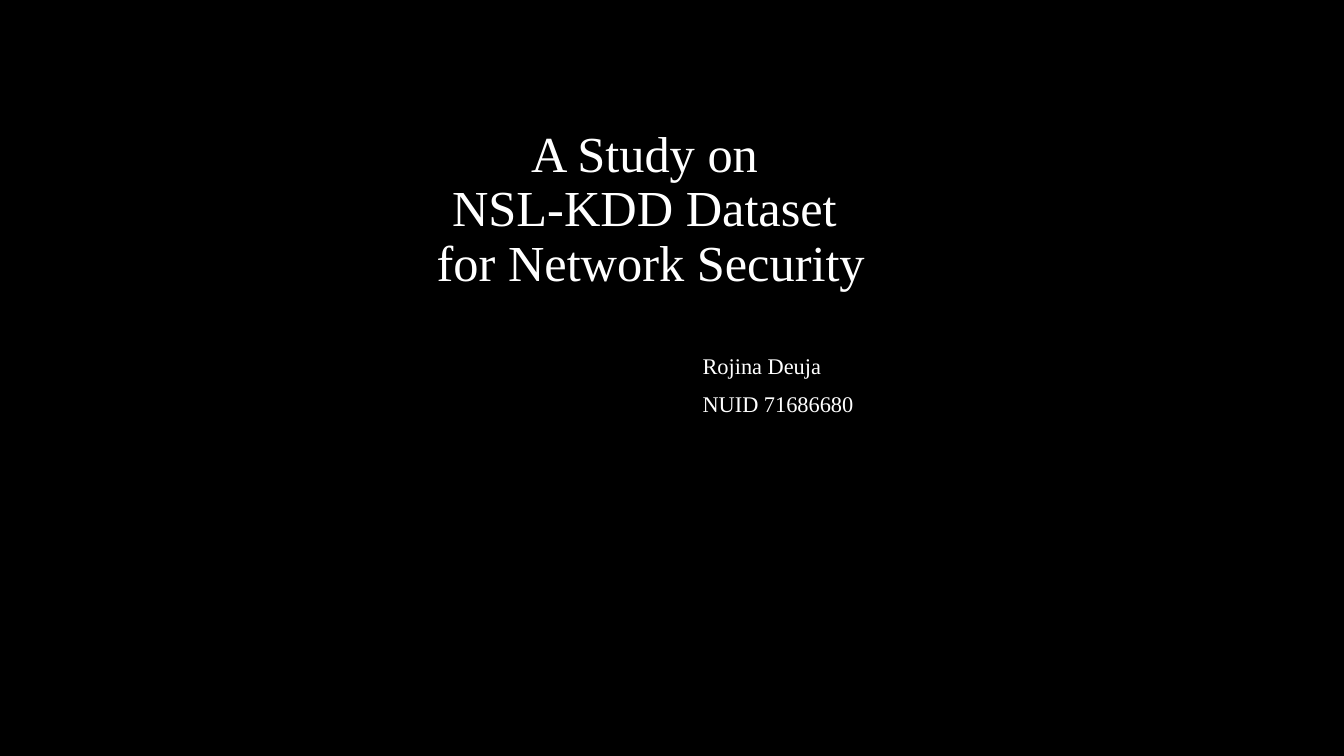
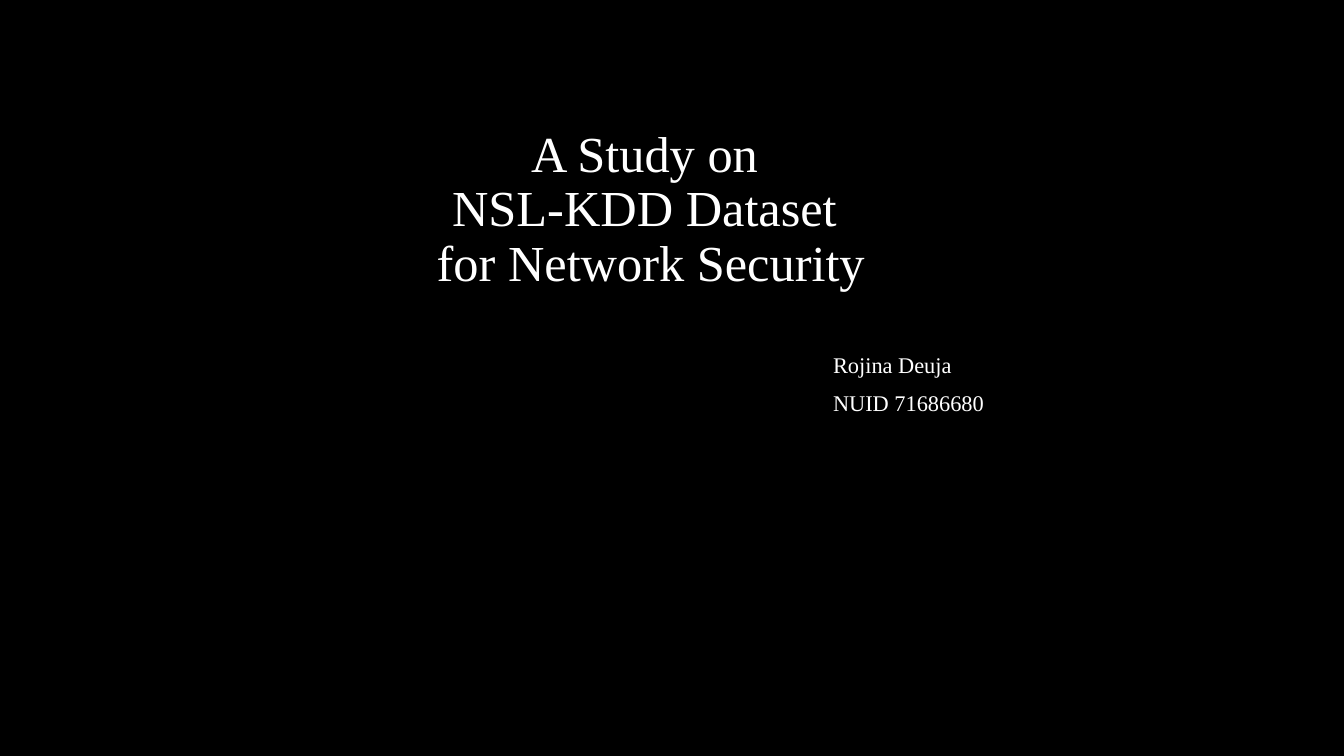
Before and after one commit to rojinadeuja/NSL-KDD-Network-Security, a slide deck: slide 1 of NSL_KDD_Network_Security_Analysis.pptx. Drawn at 1344x756 pixels with LibreOffice and Linux fonts; fonts in the diff are those of the drawing; background and template pictures are left out. Boxes give left, top, right and bottom in pixels: in the first picture for what was removed or moved away, otherwise in the second. Text is boxed around its words. In the diff, an @@ line names an element or a change of style, - is before the commit and + after.

```diff
--- a/NSL_KDD_Network_Security_Analysis.pptx
+++ b/NSL_KDD_Network_Security_Analysis.pptx
@@ subtitle "Rojina Deuja": place and size @@
-subtitle "Rojina Deuja" at bbox=[703, 359, 853, 413]
+subtitle "Rojina Deuja" at bbox=[833, 358, 983, 412]
```
Also in this commit, not shown: 1 other slide changed, 1 slide added.
